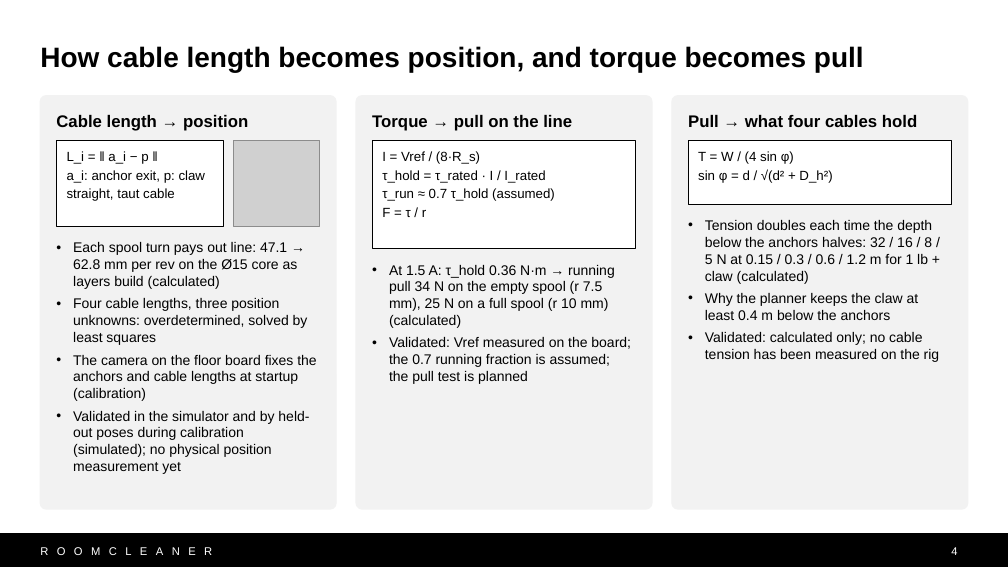
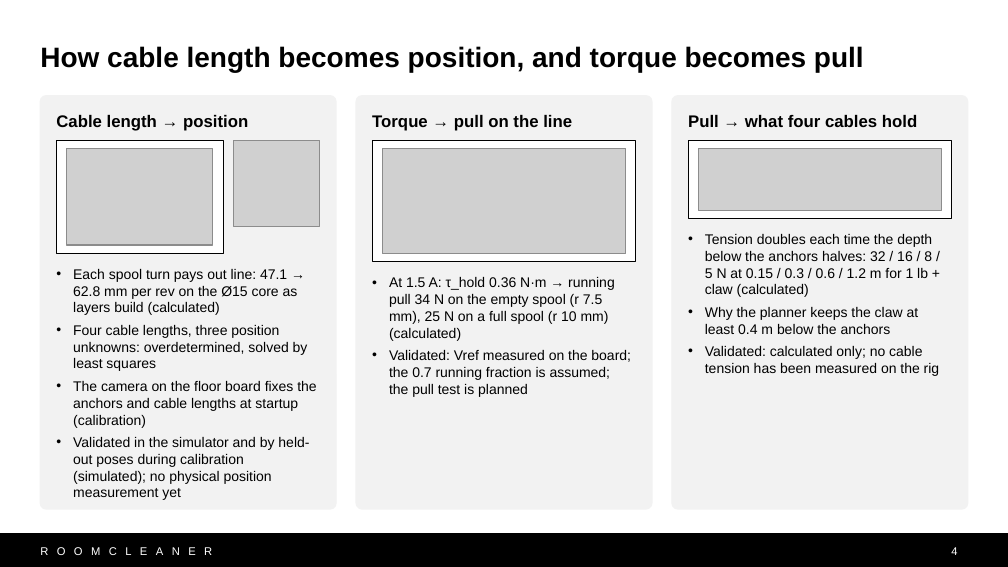
Before and after one commit to Jaspario1199/RoomCleaner, a slide deck: slide 4 of docs/presentation/deck_v10/RoomCleaner_Buntinx_v10.pptx. Drawn at 1008x567 pixels with LibreOffice and Linux fonts; fonts in the diff are those of the drawing; grey boxes stand for pictures. Boxes give left, top, right and bottom in pixels: in the first picture for what was removed or moved away, otherwise in the second. Text is boxed around its words. In the diff, an @@ line names an element or a change of style, - is before the commit and + after.

```diff
--- a/docs/presentation/deck_v10/RoomCleaner_Buntinx_v10.pptx
+++ b/docs/presentation/deck_v10/RoomCleaner_Buntinx_v10.pptx
@@ rectangle resized from (x1=56, y1=140, x2=223, y2=227) to (x1=56, y1=140, x2=223, y2=253) @@
@@ picture added at (x1=67, y1=148, x2=213, y2=245) @@
@@ rectangle resized from (x1=372, y1=140, x2=635, y2=249) to (x1=372, y1=140, x2=635, y2=262) @@
@@ picture added at (x1=382, y1=148, x2=625, y2=254) @@
@@ rectangle resized from (x1=688, y1=140, x2=952, y2=205) to (x1=688, y1=140, x2=952, y2=219) @@
@@ picture added at (x1=699, y1=148, x2=941, y2=211) @@
@@ text removed at (x1=67, y1=151, x2=206, y2=201) @@
-L_i = ‖ a_i − p ‖
-a_i: anchor exit, p: claw
-straight, taut cable
@@ text removed at (x1=382, y1=151, x2=555, y2=217) @@
-I = Vref / (8·R_s)
-τ_hold = τ_rated · I / I_rated
-τ_run ≈ 0.7 τ_hold (assumed)
-F = τ / r
@@ text removed at (x1=698, y1=151, x2=832, y2=183) @@
-T = W / (4 sin φ)
-sin φ = d / √(d² + D_h²)
@@ text "Tension doubles each time the ..." moved from (x1=705, y1=220, x2=940, y2=362) to (x1=705, y1=234, x2=940, y2=376) @@
@@ text "Each spool turn pays out ..." moved from (x1=73, y1=242, x2=316, y2=474) to (x1=73, y1=269, x2=316, y2=500) @@
@@ text "At 1.5 A: τ_hold 0.36 ..." moved from (x1=389, y1=265, x2=631, y2=384) to (x1=389, y1=277, x2=631, y2=397) @@
```
Also in this commit, not shown: 8 other files.
